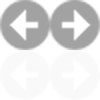
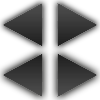
The second (100, 100) image is a revision of the first. Changes to its layers:
removed layer "Layer 15" over [0, 0, 50, 50]
removed layer "Layer 16" over [50, 0, 100, 50]
removed layer "Layer 10" over [0, 50, 50, 100]
removed layer "Layer 9" over [50, 50, 100, 100]
added layer "Top Left" above "Top Right" over [3, 3, 43, 46]
added layer "Top Right" above "Bot Left" over [57, 3, 97, 46]
added layer "Bot Left" above "Bot Right" over [3, 54, 43, 97]
added layer "Bot Right" above "Wood" over [57, 54, 97, 97]
